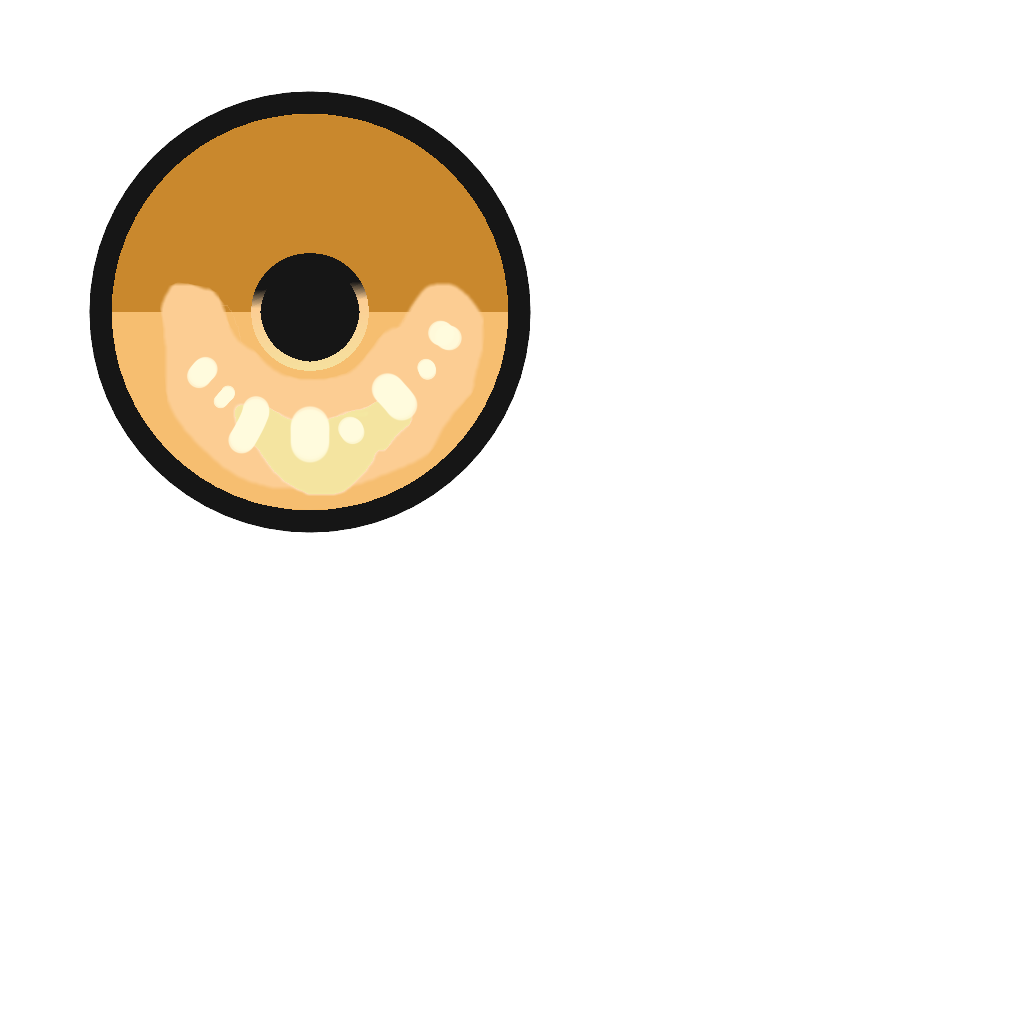
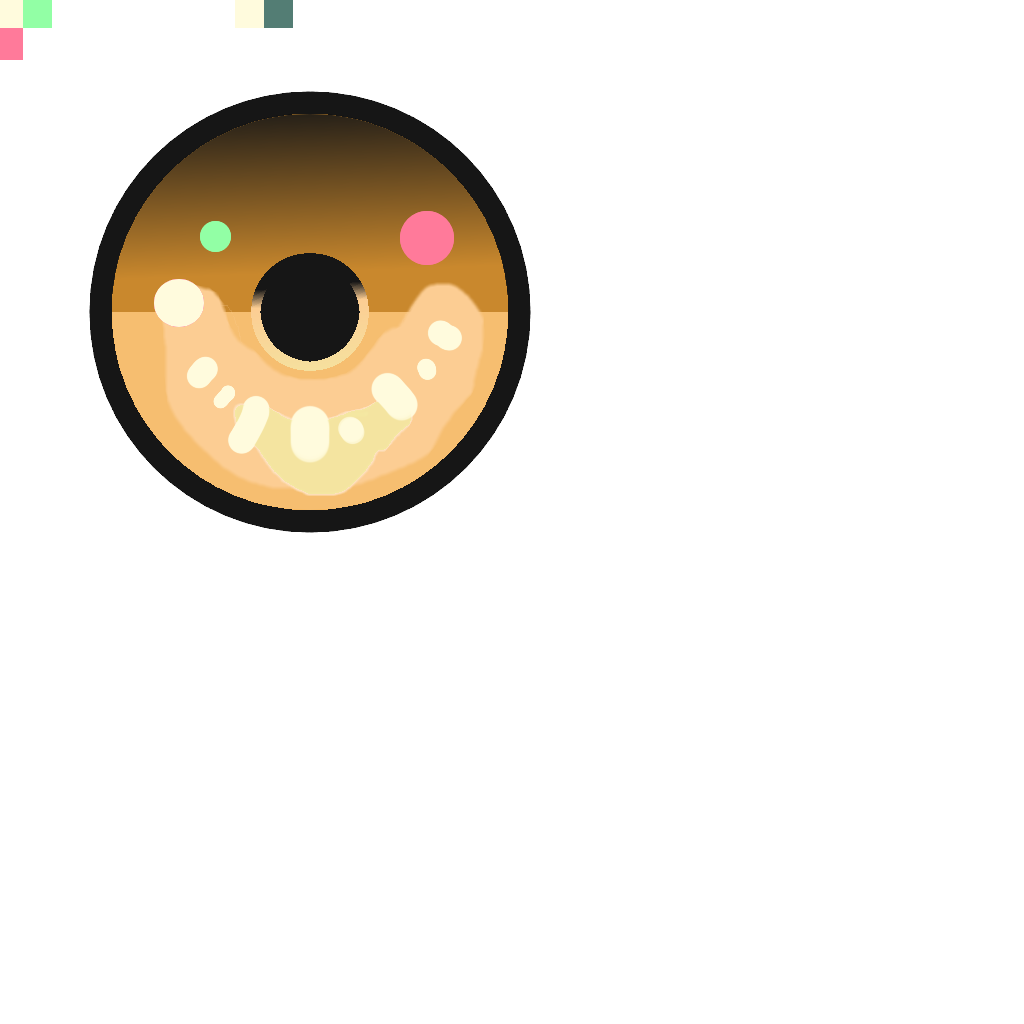
Layered file, before and after one edit (1024x1024). Changes by layer:
added layer "8_SeperatedColorInfoAsSquare" above "7_SeperateEyeBubble" over [0,0,508,496]
added layer "7_SeperateEyeBubble" above "6_lower_lines" over [128,192,508,496]
renamed "2_2_Upper_Grad" to "2_1_Upper_Darken", hid it, painted on it over [112,114,508,320]
added layer "2_1_Upper_Grad" above "2_1_Upper" over [112,114,508,320]
